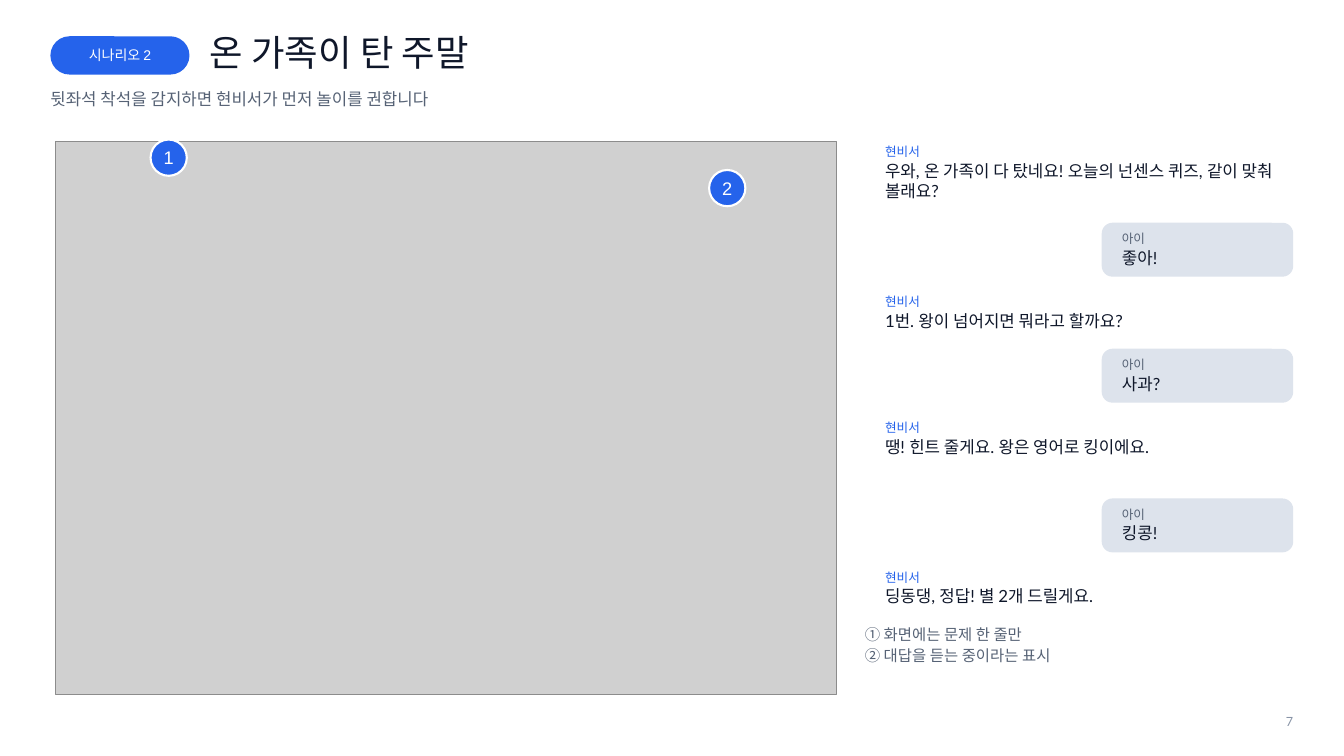
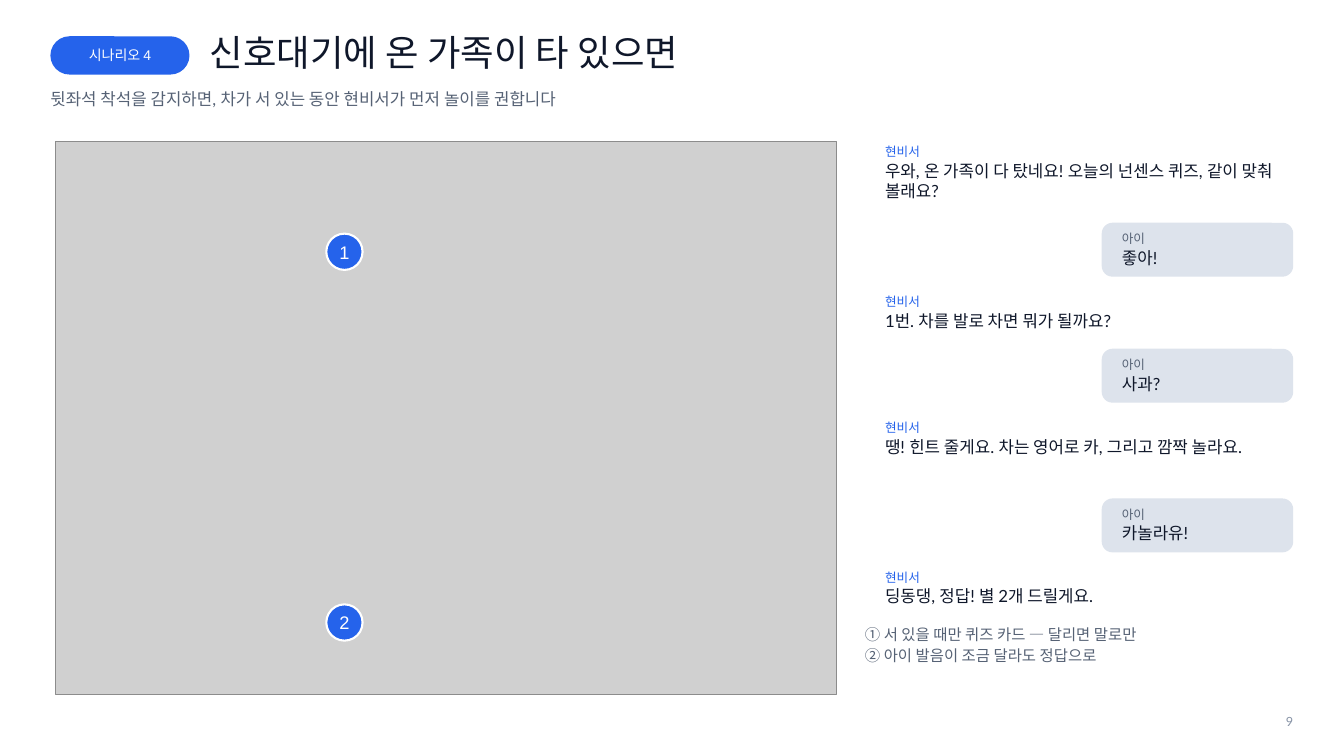
Before and after one commit to somanghao/hyunbiseo, a slide deck: slide 9 of docs/submission/현비서_소개자료.pptx (slide 7 before the commit). Drawn at 1344x756 pixels with LibreOffice and Linux fonts; fonts in the diff are those of the drawing; grey boxes stand for pictures; background and template pictures are left out. Boxes give left, top, right and bottom in pixels: in the first picture for what was removed or moved away, otherwise in the second. Text is boxed around its words. In the diff, an @@ line names an element or a change of style, - is before the commit and + after.

```diff
--- a/docs/submission/현비서_소개자료.pptx
+++ b/docs/submission/현비서_소개자료.pptx
@@ text in rounded rectangle at (89,48,151,61): text changed @@
-시나리오 2
+시나리오 4
@@ text at (210,36,678,69): text changed @@
-온 가족이 탄 주말
+신호대기에 온 가족이 타 있으면
@@ text at (50,91,556,107): text changed @@
-뒷좌석 착석을 감지하면 현비서가 먼저 놀이를 권합니다
+뒷좌석 착석을 감지하면, 차가 서 있는 동안 현비서가 먼저 놀이를 권합니다
@@ ellipse "1": place and size @@
-ellipse "1" at (150,139,187,175)
+ellipse "1" at (327,234,363,270)
@@ text at (885,313,1111,329): text changed @@
-1번. 왕이 넘어지면 뭐라고 할까요?
+1번. 차를 발로 차면 뭐가 될까요?
@@ text at (885,439,1242,455): text changed @@
-땡! 힌트 줄게요. 왕은 영어로 킹이에요.
+땡! 힌트 줄게요. 차는 영어로 카, 그리고 깜짝 놀라요.
@@ text at (1122,525,1188,541): text changed @@
-킹콩!
+카놀라유!
@@ ellipse "2": place and size @@
-ellipse "2" at (710,170,746,207)
+ellipse "2" at (327,605,363,641)
@@ text at (865,627,1137,663): text changed @@
-① 화면에는 문제 한 줄만
-② 대답을 듣는 중이라는 표시
+① 서 있을 때만 퀴즈 카드 — 달리면 말로만
+② 아이 발음이 조금 달라도 정답으로
@@ text at (1286,717,1293,726): text changed @@
-7
+9
```
Also in this commit, not shown: 11 other slides changed, 4 slides added, 20 other files.
